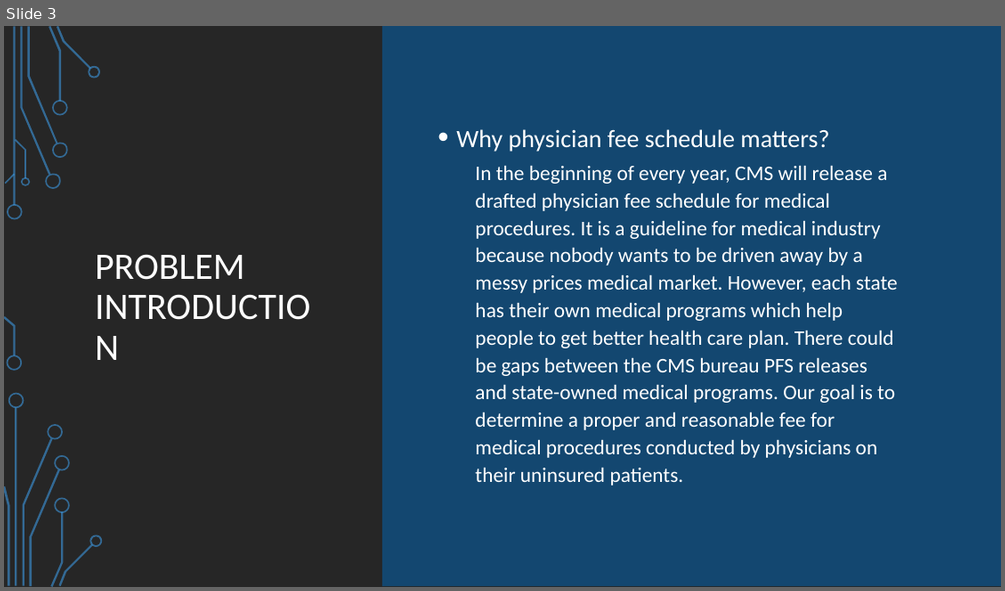
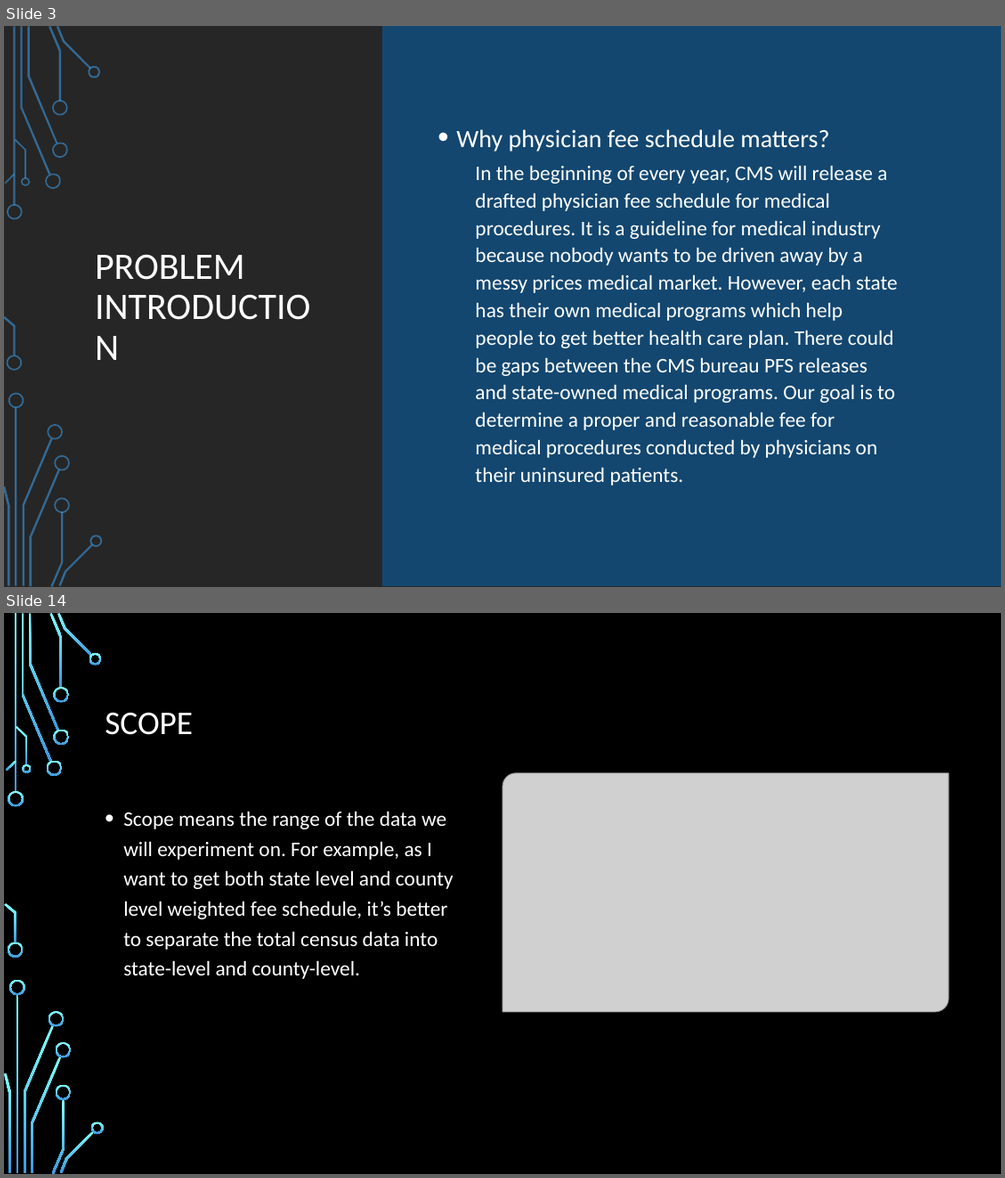
Before and after one commit to dev-hyang/data_analysis_medicaid, a slide deck: Presentation_v1.0.pptx. Shown one above the other, each under a label of ours: slide 3 before the commit, slides 3 and 14 after it; the slides between them are not shown. The pictures are 1005x591 and 1005x1178 pixels, drawn with LibreOffice and Linux fonts; fonts in the diff are those of the drawing; grey boxes stand for pictures; background and template pictures are left out. Boxes give left, top, right and bottom in pixels: in the first picture for what was removed or moved away, otherwise in the second. Text is boxed around its words. In the diff, an @@ line names an element or a change of style, - is before the commit and + after.

```diff
--- a/Presentation_v1.0.pptx
+++ b/Presentation_v1.0.pptx
@@ slide 14 added at [4,613,1001,1174], background picture (left out); not listed: 17 template elements that a slide beside it also shows @@
@@ rectangle added at [4,613,1001,1174], fill #000000 @@
@@ title added at [105,712,193,735], 32 pt, text #FFFFFF @@
+SCOPE
@@ picture added at [502,773,949,1012] @@
@@ text added at [123,811,453,979], 20 pt, text #FFFFFF @@
+• Scope means the range of the data we will experiment on. For example, as I want to get both state level and county level weighted fee schedule, it’s better to separate the total census data into state-level and county-level.
@@ group added at [4,613,104,1174]: 24 freeform shapes, 2 rectangles @@
```
Also in this commit, not shown: 4 slides changed, 18 other slides added, 4 slides removed, 2 other files.
